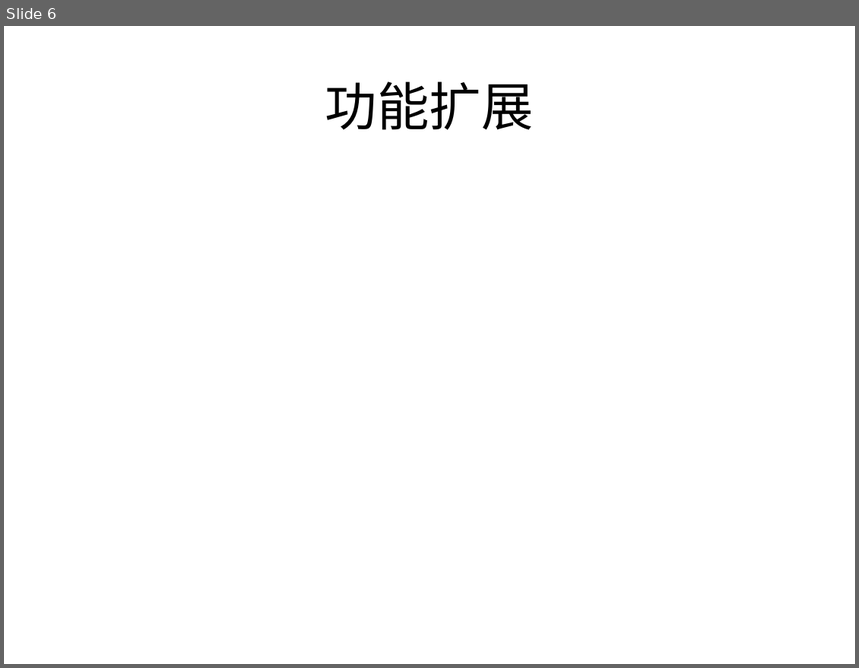
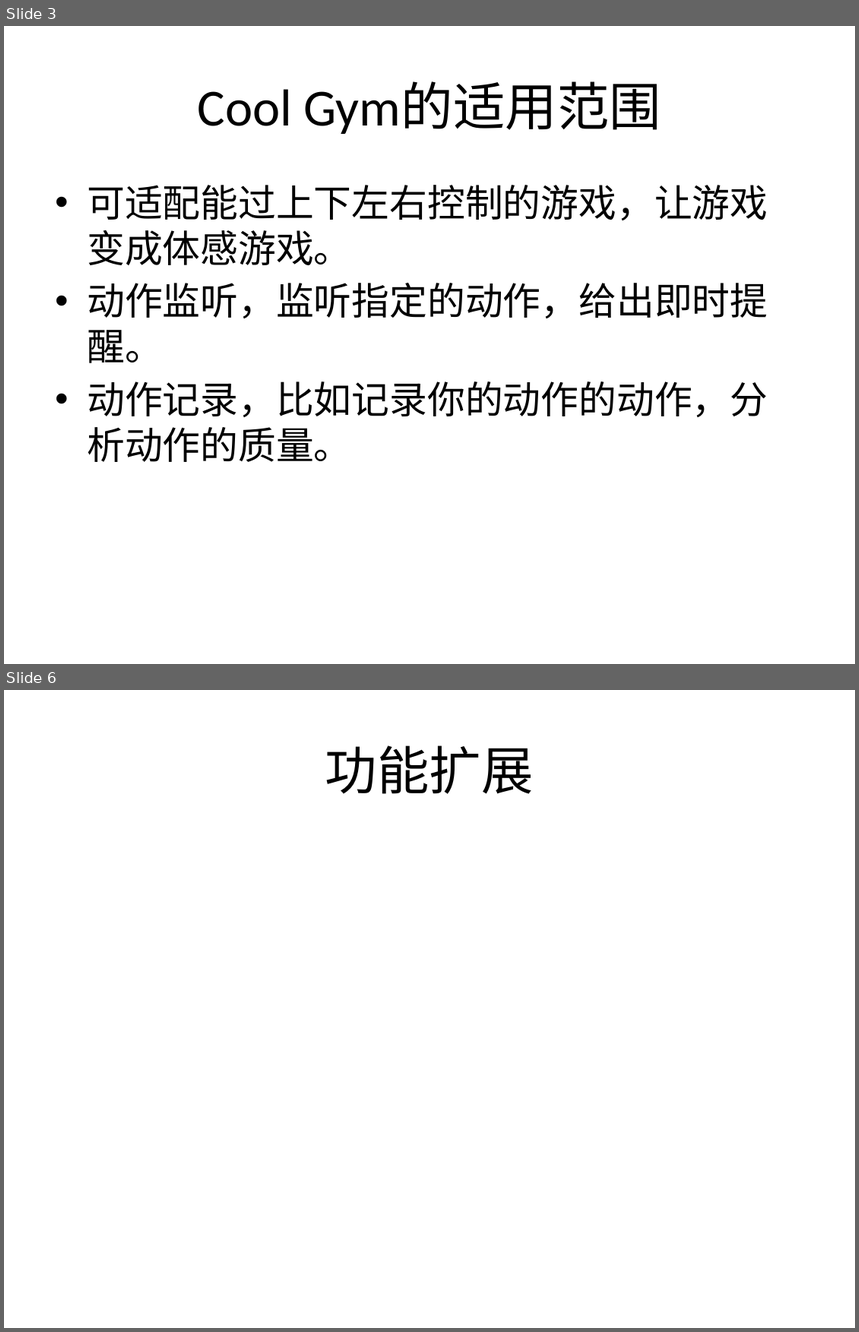
Before and after one commit to pip1998/SDK-PPT, a slide deck: CoolGymPPT.pptx. Shown one above the other, each under a label of ours: slide 6 before the commit, slides 3 and 6 after it; the slides between them are not shown. The pictures are 859x668 and 859x1332 pixels, drawn with LibreOffice and Linux fonts; fonts in the diff are those of the drawing. Boxes give left, top, right and bottom in pixels: in the first picture for what was removed or moved away, otherwise in the second. Text is boxed around its words. In the diff, an @@ line names an element or a change of style, - is before the commit and + after.

```diff
--- a/CoolGymPPT.pptx
+++ b/CoolGymPPT.pptx
@@ slide 3 added at (4, 26, 855, 664), background #FFFFFF @@
@@ title added at (198, 82, 661, 134), 44 pt, text #000000 @@
+Cool Gym的适用范围
@@ text added at (87, 185, 768, 462), 32 pt, text #000000 @@
+• 可适配能过上下左右控制的游戏，让游戏变成体感游戏。
+• 动作监听，监听指定的动作，给出即时提醒。
+• 动作记录，比如记录你的动作的动作，分析动作的质量。
```
Also in this commit, not shown: 1 slide changed, 3 other slides added, 4 slides removed.
